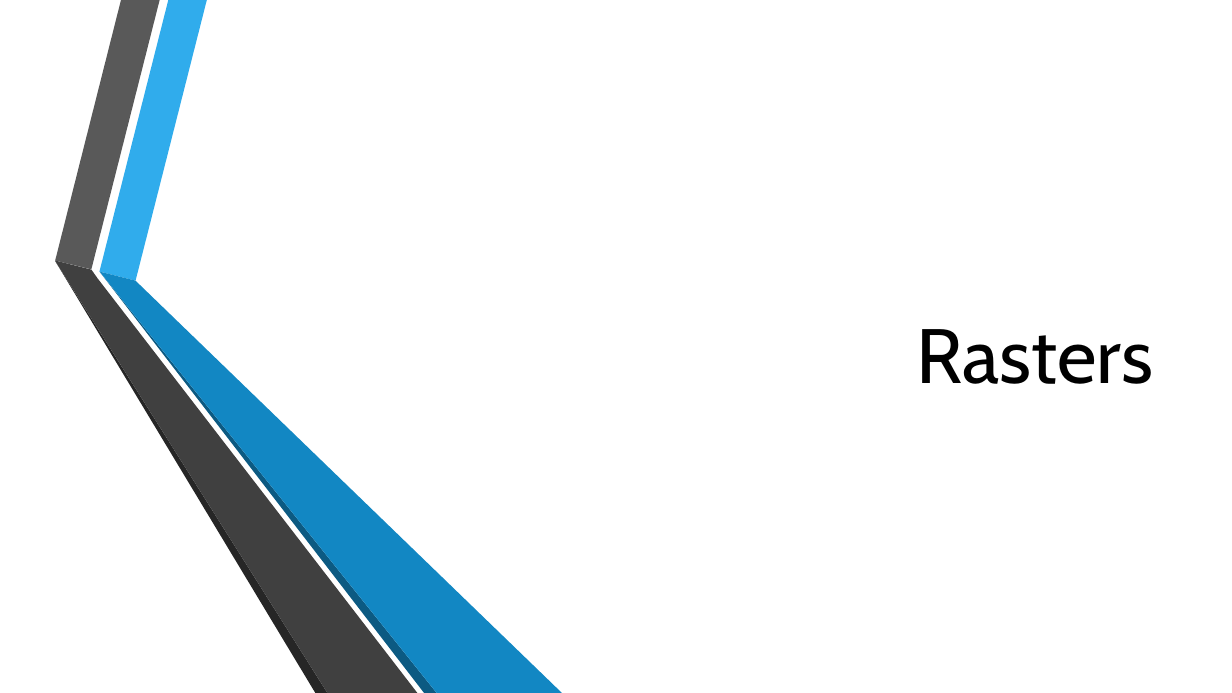
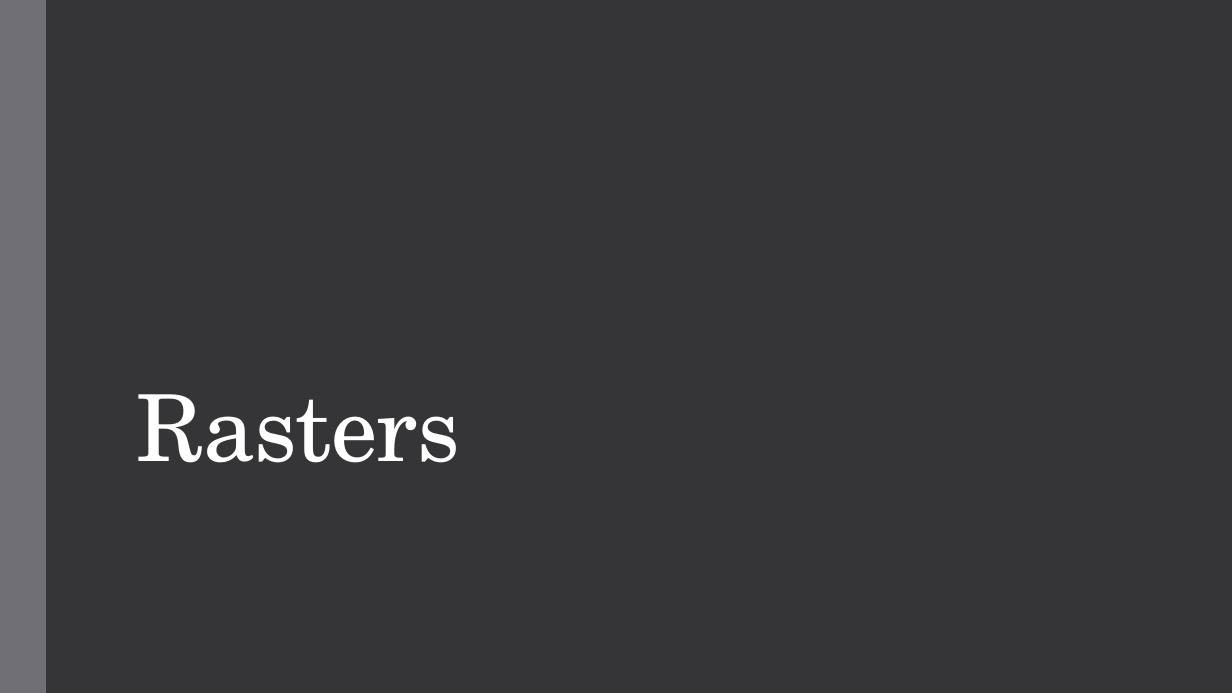
Before and after one commit to MGIS-UMN/GIS5577_week7, a slide deck: slide 1 of PostGIS_Raster.odp. Drawn at 1232x693 pixels with LibreOffice and Linux fonts; fonts in the diff are those of the drawing; background and template pictures are left out. Boxes give left, top, right and bottom in pixels: in the first picture for what was removed or moved away, otherwise in the second. Text is boxed around its words. In the diff, an @@ line names an element or a change of style, - is before the commit and + after.

```diff
--- a/PostGIS_Raster.odp
+++ b/PostGIS_Raster.odp
@@ background picture (left out) to #353537 @@
@@ freeform shape added at [0,0,46,693], fill #6F6F74 @@
@@ title "Rasters": place and size @@
-title "Rasters" at [917,329,1154,384]
+title "Rasters" at [137,394,460,463]
@@ title "Rasters" at [137,394,460,463]: size 60 to 72 pt, font Cabin to TeX Gyre Schola, text colour #000000 to #FFFFFF, letter spacing 0 to -0.5 pt; alignment right to left; line spacing 1 to 0.85 @@
@@ group removed at [55,0,563,693]: 6 freeform shapes @@
```
Also in this commit, not shown: 7 other slides changed, 1 other file.
